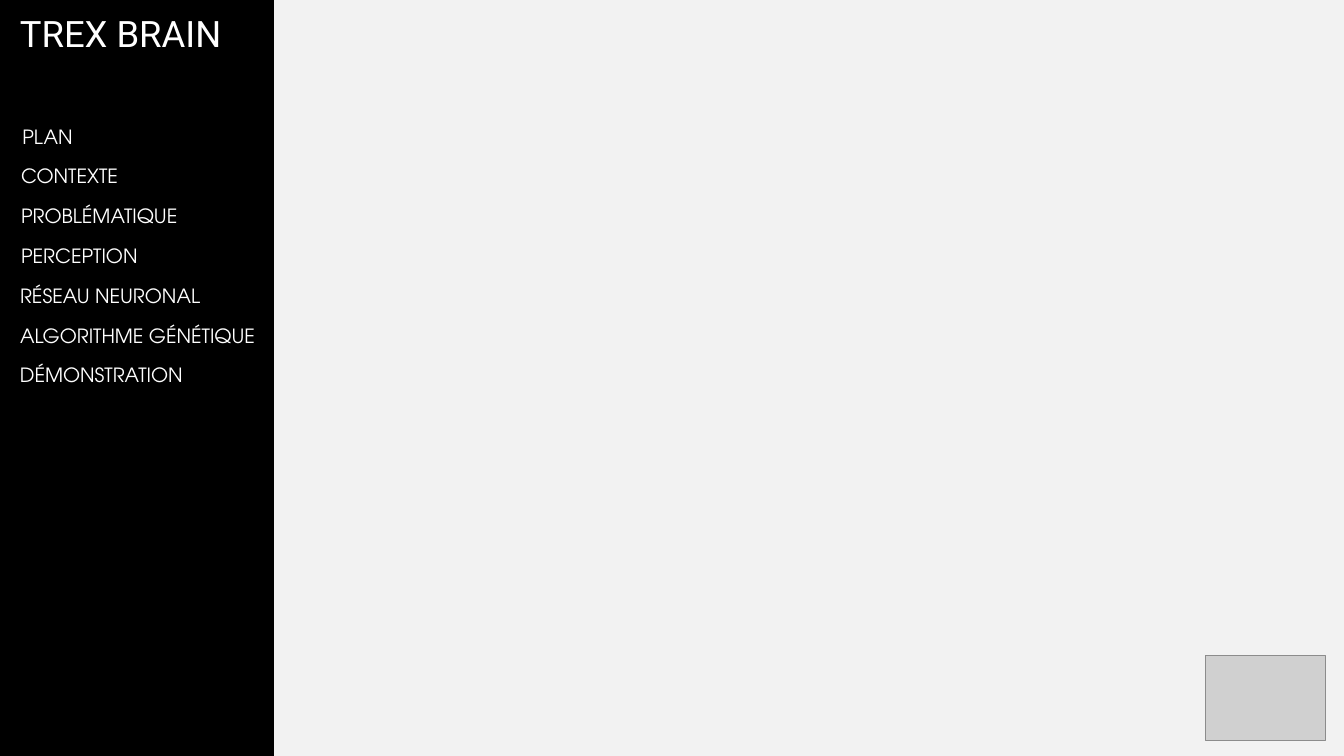
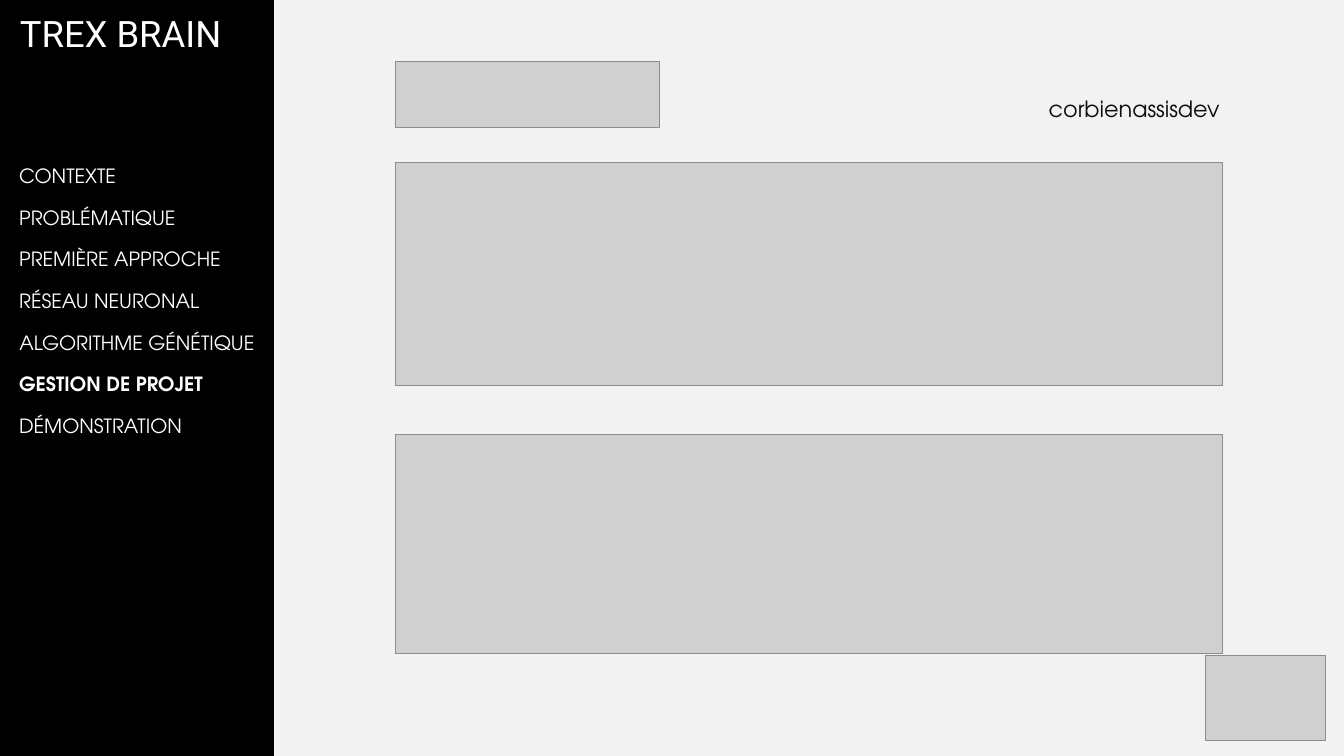
Before and after one commit to corbienassisdev/TRex-Brain, a slide deck: slide 24 of gesp/soutenance/Soutenance_V02.pptx (slide 3 before the commit). Drawn at 1344x756 pixels with LibreOffice and Linux fonts; fonts in the diff are those of the drawing; grey boxes stand for pictures; background and template pictures are left out. Boxes give left, top, right and bottom in pixels: in the first picture for what was removed or moved away, otherwise in the second. Text is boxed around its words. In the diff, an @@ line names an element or a change of style, - is before the commit and + after.

```diff
--- a/gesp/soutenance/Soutenance_V02.pptx
+++ b/gesp/soutenance/Soutenance_V02.pptx
@@ picture added at (396, 62, 660, 128) @@
@@ text added at (1049, 100, 1220, 118), 16 pt, text #0D0D0D @@
+corbienassisdev
@@ text removed at (22, 129, 72, 144) @@
-PLAN
@@ picture added at (396, 163, 1223, 386) @@
@@ text added at (19, 247, 221, 267), 14 pt, text #FFFFFF @@
+PREMIÈRE APPROCHE
@@ text removed at (21, 248, 138, 264) @@
-PERCEPTION
@@ text "RÉSEAU NEURONAL": place and size @@
-text "RÉSEAU NEURONAL" at (20, 284, 200, 304)
+text "RÉSEAU NEURONAL" at (19, 289, 199, 309)
@@ text "ALGORITHME GÉNÉTIQUE": place and size @@
-text "ALGORITHME GÉNÉTIQUE" at (20, 324, 255, 344)
+text "ALGORITHME GÉNÉTIQUE" at (19, 331, 254, 351)
@@ text added at (19, 376, 203, 392), 14 pt, text #FFFFFF, bold @@
+GESTION DE PROJET
@@ text "DÉMONSTRATION": place and size @@
-text "DÉMONSTRATION" at (20, 363, 183, 383)
+text "DÉMONSTRATION" at (19, 414, 182, 434)
@@ picture added at (396, 435, 1223, 654) @@
```
Also in this commit, not shown: 22 other slides changed, 2 slides added, 1 slide removed, 5 other files.
